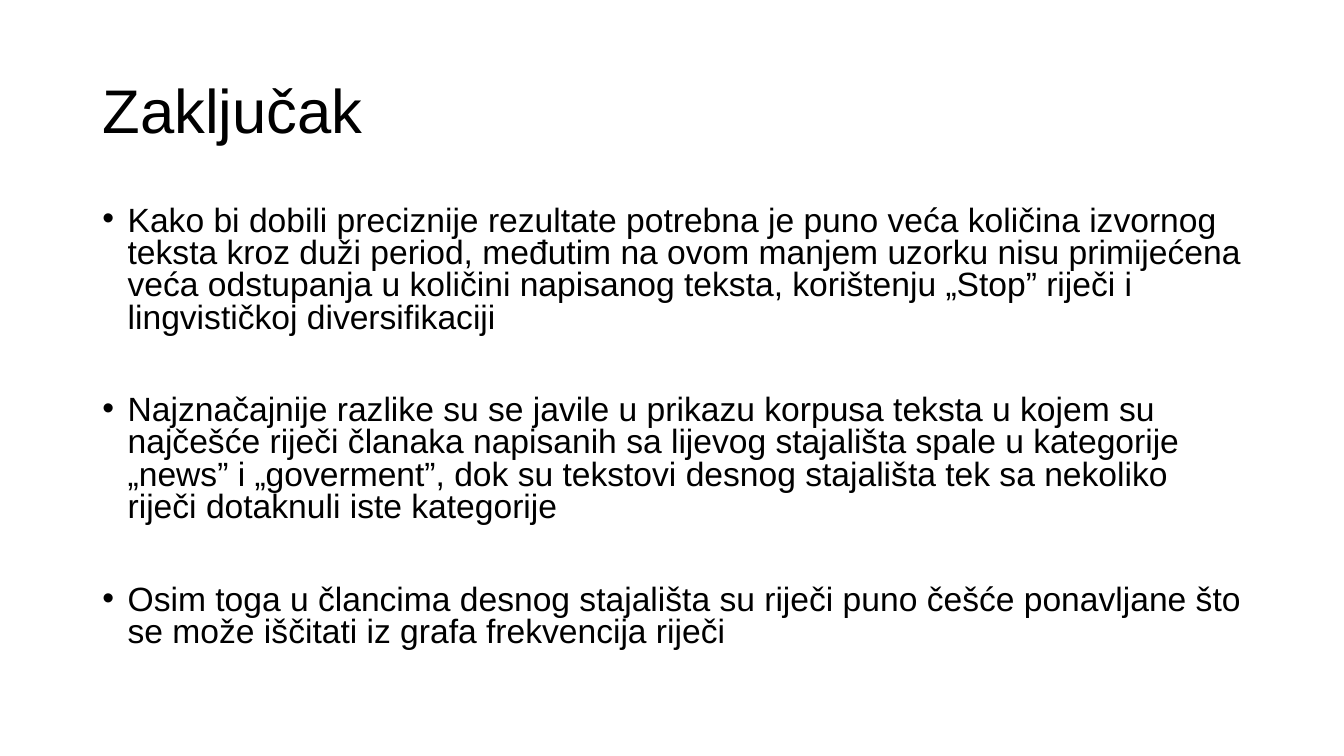
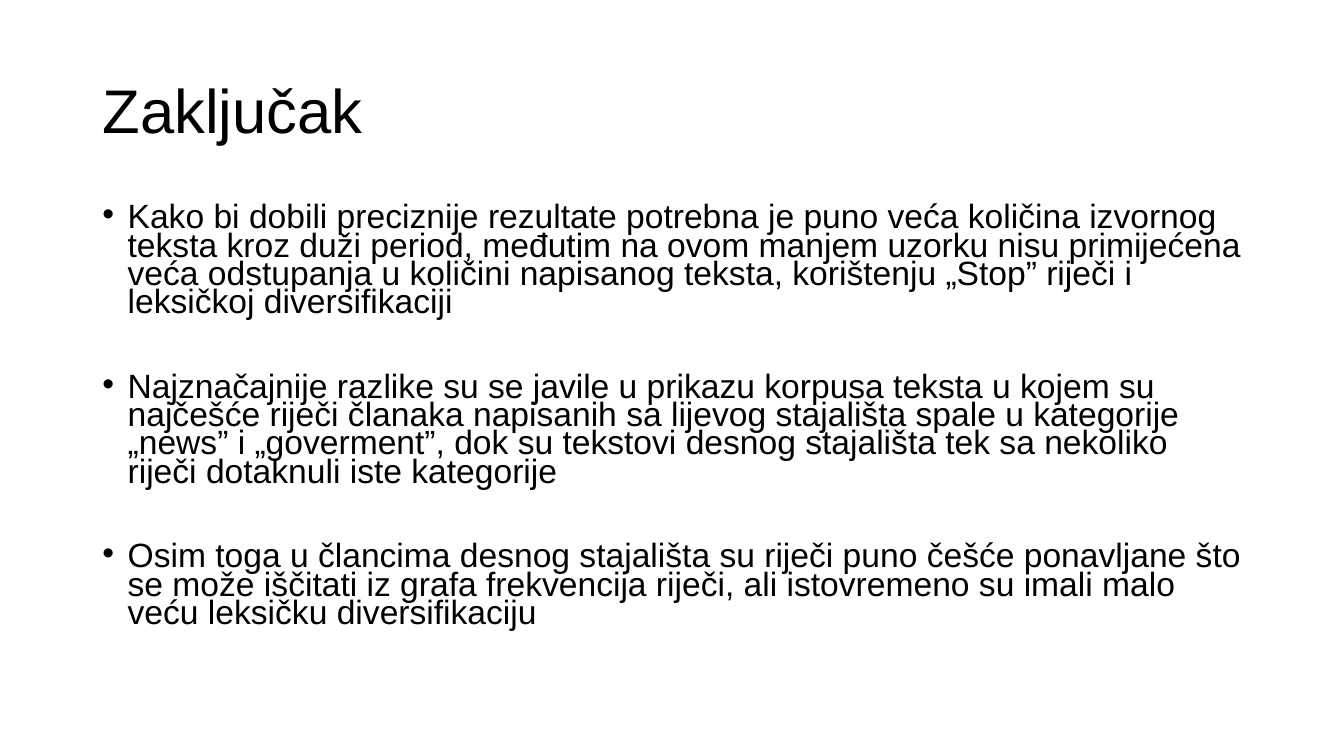
Before and after one commit to markobenjak/NoSQL, a slide deck: slide 14 of NoSQL_BigData_analitika.pptx. Drawn at 1344x756 pixels with LibreOffice and Linux fonts; fonts in the diff are those of the drawing. Boxes give left, top, right and bottom in pixels: in the first picture for what was removed or moved away, otherwise in the second. Text is boxed around its words. In the diff, an @@ line names an element or a change of style, - is before the commit and + after.

```diff
--- a/NoSQL_BigData_analitika.pptx
+++ b/NoSQL_BigData_analitika.pptx
@@ text at <box>128,203,1241,320</box>: text changed @@
-• Kako bi dobili preciznije rezultate potrebna je puno veća količina izvornog teksta kroz duži period, međutim na ovom manjem uzorku nisu primijećena veća odstupanja u količini napisanog teksta, korištenju „Stop” riječi i lingvističkoj diversifikaciji
+• Kako bi dobili preciznije rezultate potrebna je puno veća količina izvornog teksta kroz duži period, međutim na ovom manjem uzorku nisu primijećena veća odstupanja u količini napisanog teksta, korištenju „Stop” riječi i leksičkoj diversifikaciji
@@ text at <box>128,373,1179,490</box>: line spacing 0.8 to 0.7 @@
@@ text at <box>128,542,1241,631</box>: text changed @@
-• Osim toga u člancima desnog stajališta su riječi puno češće ponavljane što se može iščitati iz grafa frekvencija riječi
+• Osim toga u člancima desnog stajališta su riječi puno češće ponavljane što se može iščitati iz grafa frekvencija riječi, ali istovremeno su imali malo veću leksičku diversifikaciju
```
Also in this commit, not shown: 7 other slides changed.
